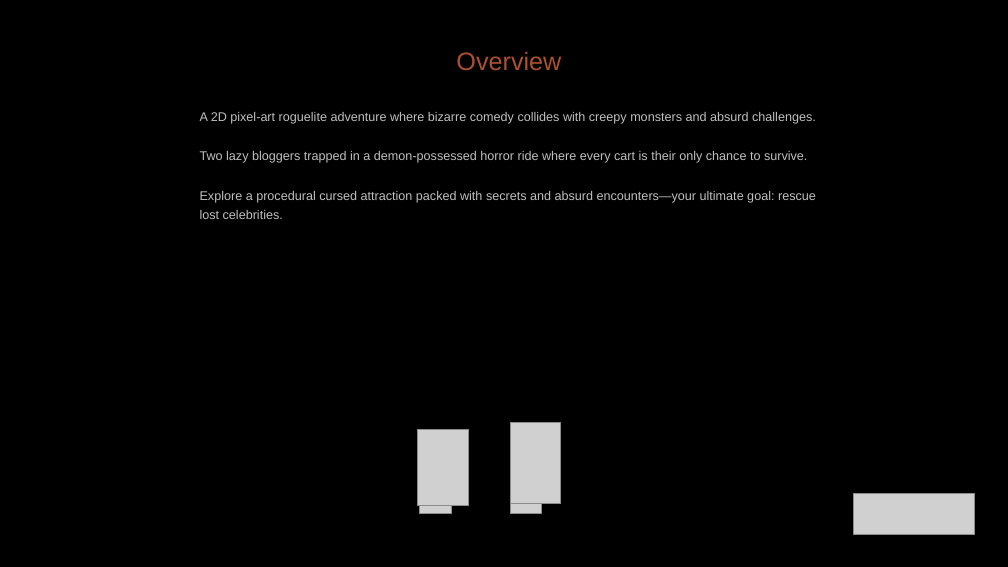
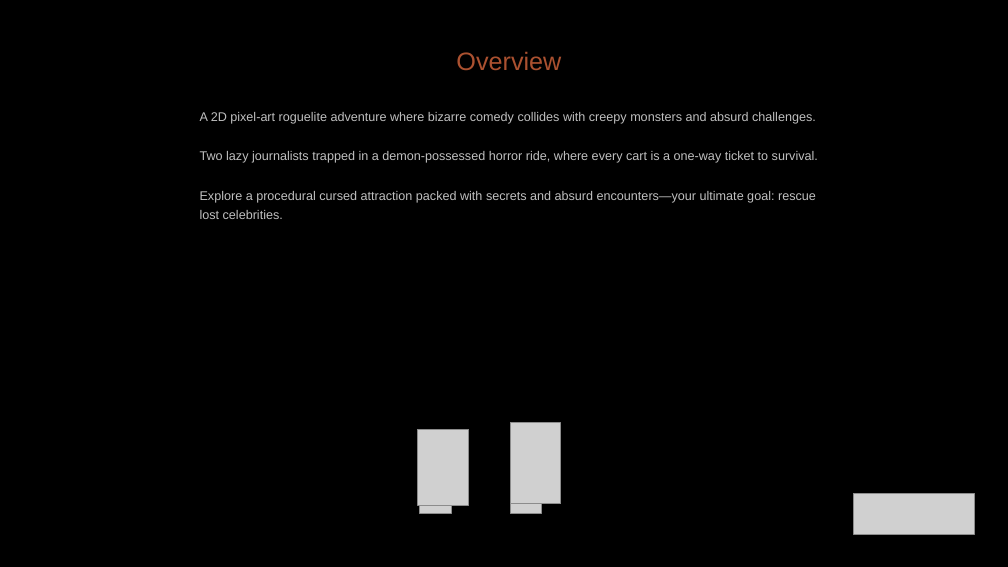
Before and after one commit to diegohcanepa/Remizione, a slide deck: slide 2 of Pitch Deck.pptx. Drawn at 1008x567 pixels with LibreOffice and Linux fonts; fonts in the diff are those of the drawing; grey boxes stand for pictures; background and template pictures are left out. Boxes give left, top, right and bottom in pixels: in the first picture for what was removed or moved away, otherwise in the second. Text is boxed around its words. In the diff, an @@ line names an element or a change of style, - is before the commit and + after.

```diff
--- a/Pitch Deck.pptx
+++ b/Pitch Deck.pptx
@@ subtitle at <box>200,151,818,163</box>: text changed @@
-Two lazy bloggers trapped in a demon-possessed horror ride where every cart is their only chance to survive.
+Two lazy journalists trapped in a demon-possessed horror ride, where every cart is a one-way ticket to survival.
```
Also in this commit, not shown: 6 other slides changed, 51 other files.
